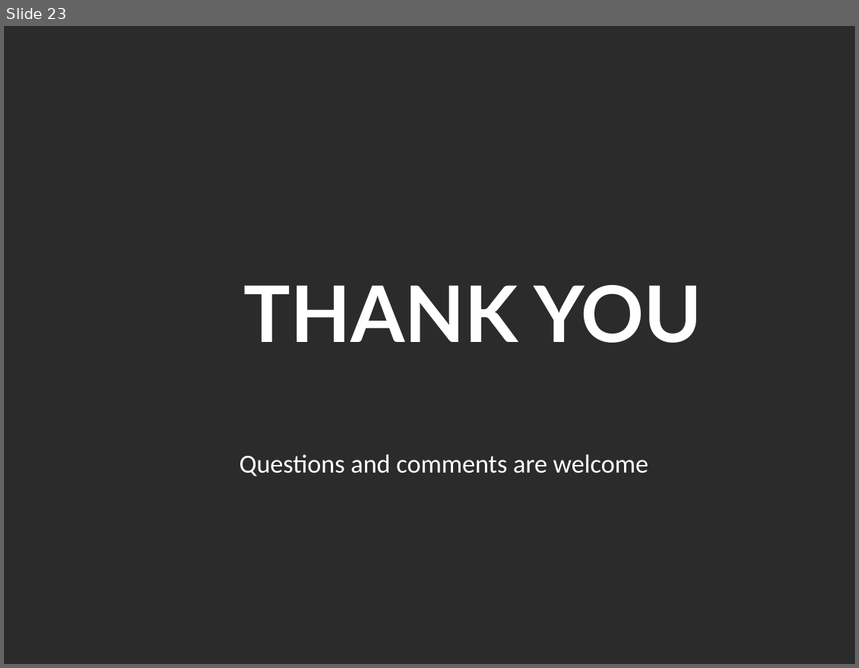
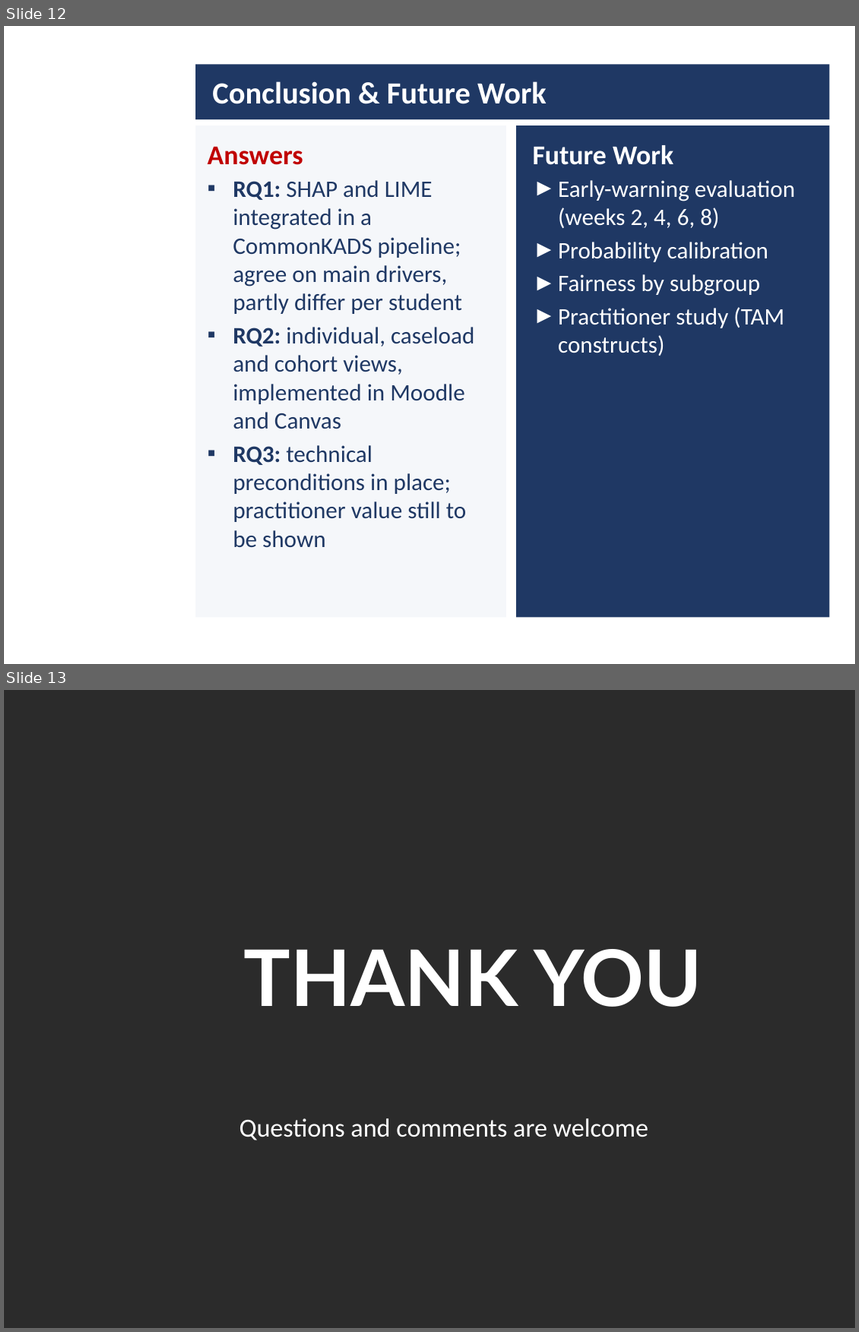
Before and after one commit to daniel-larry/python-run-result, a slide deck: Internal_Defense_Presentation.pptx. Shown one above the other, each under a label of ours: slide 23 before the commit, slides 12 and 13 after it. The pictures are 859x668 and 859x1332 pixels, drawn with LibreOffice and Linux fonts; fonts in the diff are those of the drawing; background and template pictures are left out; a plain dark background stands for a picture behind light text. Boxes give left, top, right and bottom in pixels: in the first picture for what was removed or moved away, otherwise in the second. Text is boxed around its words. In the diff, an @@ line names an element or a change of style, - is before the commit and + after.

```diff
--- a/Internal_Defense_Presentation.pptx
+++ b/Internal_Defense_Presentation.pptx
@@ slide 12 added at box(4, 26, 855, 664), background picture (left out) @@
@@ rectangle added at box(196, 64, 829, 119), fill #1F3864 @@
@@ title added at box(212, 81, 547, 104), 26 pt, text #FFFFFF, bold @@
+Conclusion & Future Work
@@ rectangle added at box(196, 126, 506, 617), fill #F5F7FA @@
@@ rectangle added at box(516, 126, 829, 617), fill #1F3864 @@
@@ text added at box(208, 146, 474, 548), 20 pt, text #1F3864 @@
+Answers
+▪ RQ1: SHAP and LIME integrated in a CommonKADS pipeline; agree on main drivers, partly differ per student
+▪ RQ2: individual, caseload and cohort views, implemented in Moodle and Canvas
+▪ RQ3: technical preconditions in place; practitioner value still to be shown
@@ text added at box(533, 145, 795, 356), 20 pt, text #FFFFFF @@
+Future Work
+► Early-warning evaluation (weeks 2, 4, 6, 8)
+► Probability calibration
+► Fairness by subgroup
+► Practitioner study (TAM constructs)
@@ what was slide 23 is now slide 13 @@
```
Also in this commit, not shown: 4 slides changed, 7 other slides added, 18 slides removed.
